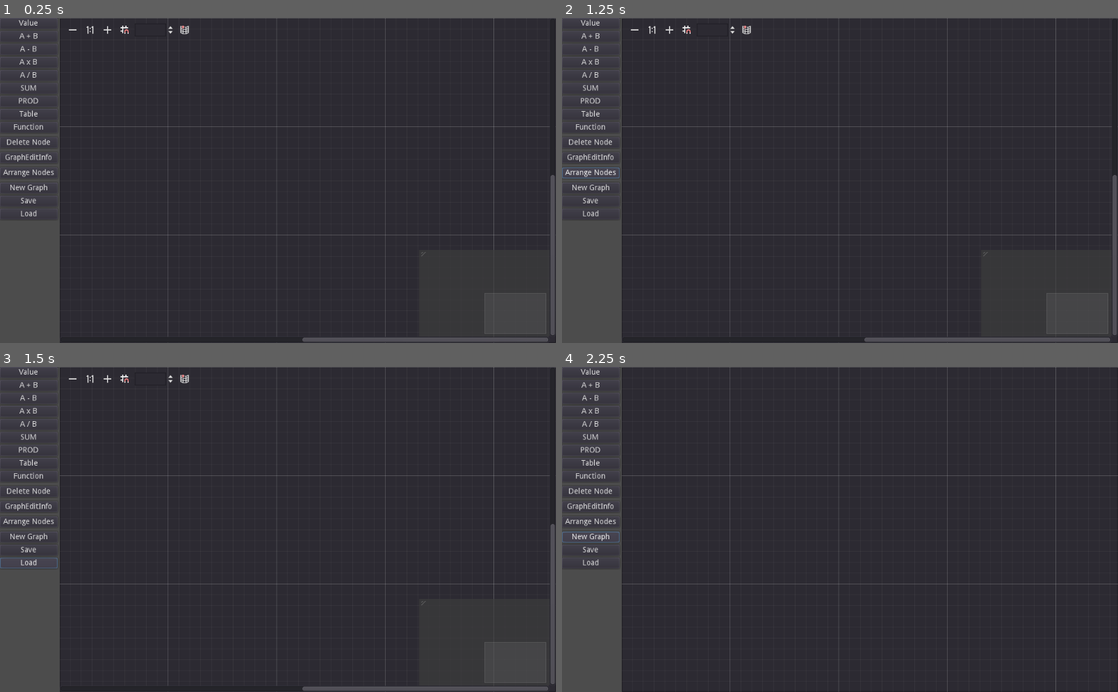
Above: before the commit, frames 1-4 (two rows, left to right).
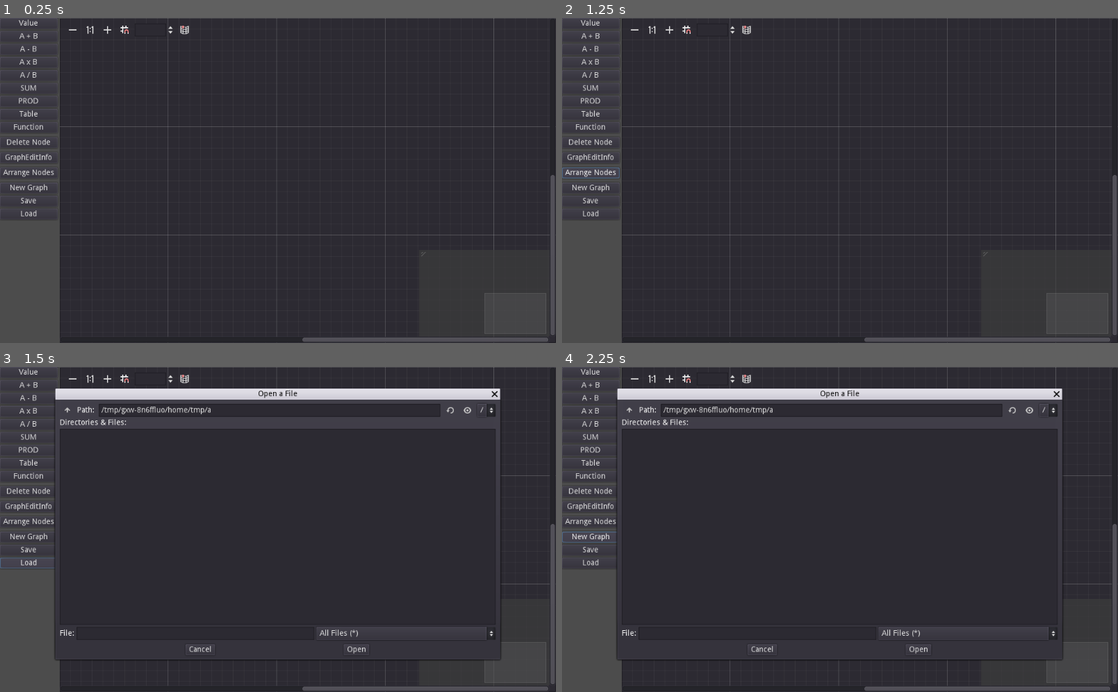
Above: after the commit, the same moments.

Repository: hrk4649/calc_node_editor
Game: Godot game, scene res://main.tscn
The game is run twice, just before and just after one commit, with the same random seed, the same clock (stepped at 60 frames per second) and the same inputs.
Inputs:
- Up to frame 1 (0.25 s): no input
- Up to frame 2 (1.25 s): click "Arrange Nodes" at 0.5 s
- Up to frame 3 (1.5 s): click "Load" at 1.25 s
- Up to frame 4 (2.25 s): click "New Graph" at 2 s

Frames 1-2 are identical in both runs. In frame 3, 4.4% of the frame differs, in the area x 9-91%, y 6-91%; in frame 4, 6.5%, in the area x 9-100%, y 2-100%.
Error before the commit: Invalid set index 'selected' (on base: 'Control') with value of type 'bool'. (res://main.gd:312)

Commit message:
load file

Diff:
--- a/godot3/main.gd
+++ b/godot3/main.gd
@@ -200,7 +200,7 @@
                     result = inputA * inputB
                 DIV:
                     if inputB != 0:
-                        result = inputA + inputB
+                        result = inputA / inputB
             node.value = result
 
 func calculate_nodes():
@@ -242,14 +242,18 @@
     var file = File.new()
     file.open(path, File.READ)
     var content = file.get_as_text()
+    print("load_file:content:%s" % content)
     file.close()
-    nodes = JSON.parse_string(content)
+    var result = JSON.parse(content)
+    nodes = result.result
     initNodeUIs()
 
 func initNodeUIs():
     var children = graphEdit.get_children()
     for child in children:
-        graphEdit.remove_child(child)
+        var child_class = child.get_class()
+        if child_class == "GraphNode":
+            graphEdit.remove_child(child)
 
     # create node ui
     for node in nodes:
@@ -309,14 +313,18 @@
 func graphEdit_arrange_nodes():
     yield(get_tree(), "idle_frame")
     for child in graphEdit.get_children():
-        child.selected = true
-    graphEdit.arrange_nodes()
+        var child_class = child.get_class()
+        if child_class == "GraphNode":
+            child.selected = true
+    # graphEdit.arrange_nodes()
 
 func reset_data():
     nodes = []
     var children = graphEdit.get_children()
     for child in children:
-        graphEdit.remove_child(child)
+        var child_class = child.get_class()
+        if child_class == "GraphNode":
+            graphEdit.remove_child(child)
 
 func create_value_node():
     return {
@@ -637,17 +645,17 @@
 
 func _on_button_load_pressed():
     pass # Replace with function body.
-    fileDialog.file_mode = FileDialog.FileMode.FILE_MODE_OPEN_FILE
-    fileDialog.size = self.size * 0.8
-    fileDialog.position = self.size * 0.5 - fileDialog.size * 0.5
+    fileDialog.mode = FileDialog.MODE_OPEN_FILE
+    fileDialog.rect_size = self.rect_size * 0.8
+    fileDialog.rect_position = self.rect_size * 0.5 - fileDialog.rect_size * 0.5
     fileDialog.show()
 
 func _on_file_dialog_file_selected(path):
     print("_on_file_dialog_file_selected:%s" % path)
-    match fileDialog.file_mode:
-        FileDialog.FileMode.FILE_MODE_SAVE_FILE:
+    match fileDialog.mode:
+        FileDialog.MODE_SAVE_FILE:
             save_file(path)
-        FileDialog.FileMode.FILE_MODE_OPEN_FILE:
+        FileDialog.MODE_OPEN_FILE:
             load_file(path)
 
 func _on_button_arrange_nodes_pressed():
--- a/godot3/main.tscn
+++ b/godot3/main.tscn
@@ -129,10 +129,12 @@
 margin_right = 1024.0
 margin_bottom = 600.0
 size_flags_horizontal = 3
+right_disconnects = true
 
 [node name="FileDialog" type="FileDialog" parent="."]
 margin_right = 315.0
 margin_bottom = 130.0
+access = 2
 
 [connection signal="pressed" from="HBoxContainer/VBoxContainer/ButtonValueNode" to="." method="_on_button_value_node_pressed"]
 [connection signal="pressed" from="HBoxContainer/VBoxContainer/ButtonAddOpNode" to="." method="_on_button_add_op_node_pressed"]
@@ -149,4 +151,6 @@
 [connection signal="pressed" from="HBoxContainer/VBoxContainer/ButtonNew" to="." method="_on_button_new_pressed"]
 [connection signal="pressed" from="HBoxContainer/VBoxContainer/ButtonSave" to="." method="_on_button_save_pressed"]
 [connection signal="pressed" from="HBoxContainer/VBoxContainer/ButtonLoad" to="." method="_on_button_load_pressed"]
-[connection signal="files_selected" from="FileDialog" to="." method="_on_file_dialog_file_selected"]
+[connection signal="connection_request" from="HBoxContainer/GraphEdit" to="." method="_on_graph_edit_connection_request"]
+[connection signal="disconnection_request" from="HBoxContainer/GraphEdit" to="." method="_on_graph_edit_disconnection_request"]
+[connection signal="file_selected" from="FileDialog" to="." method="_on_file_dialog_file_selected"]
